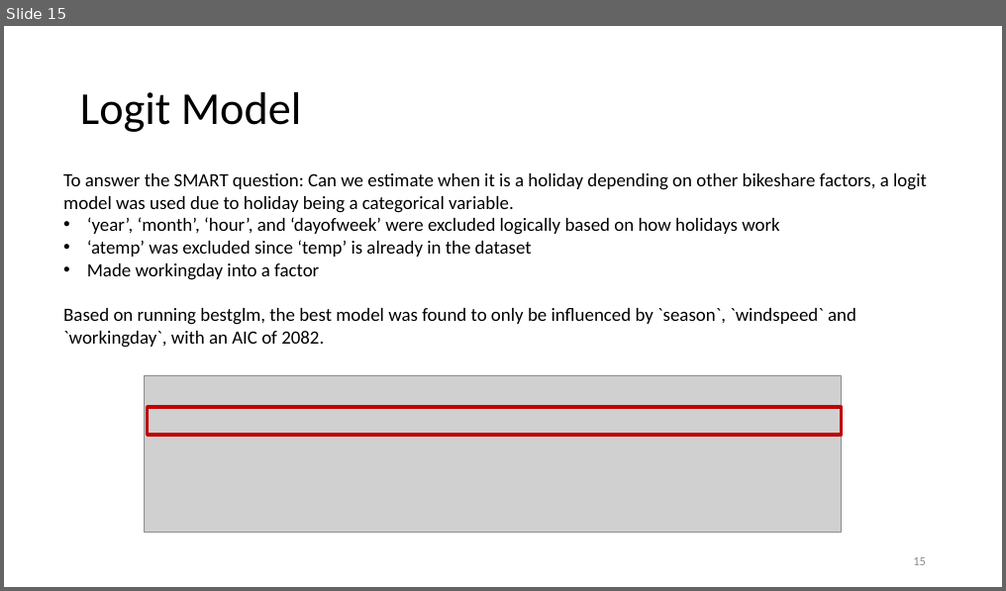
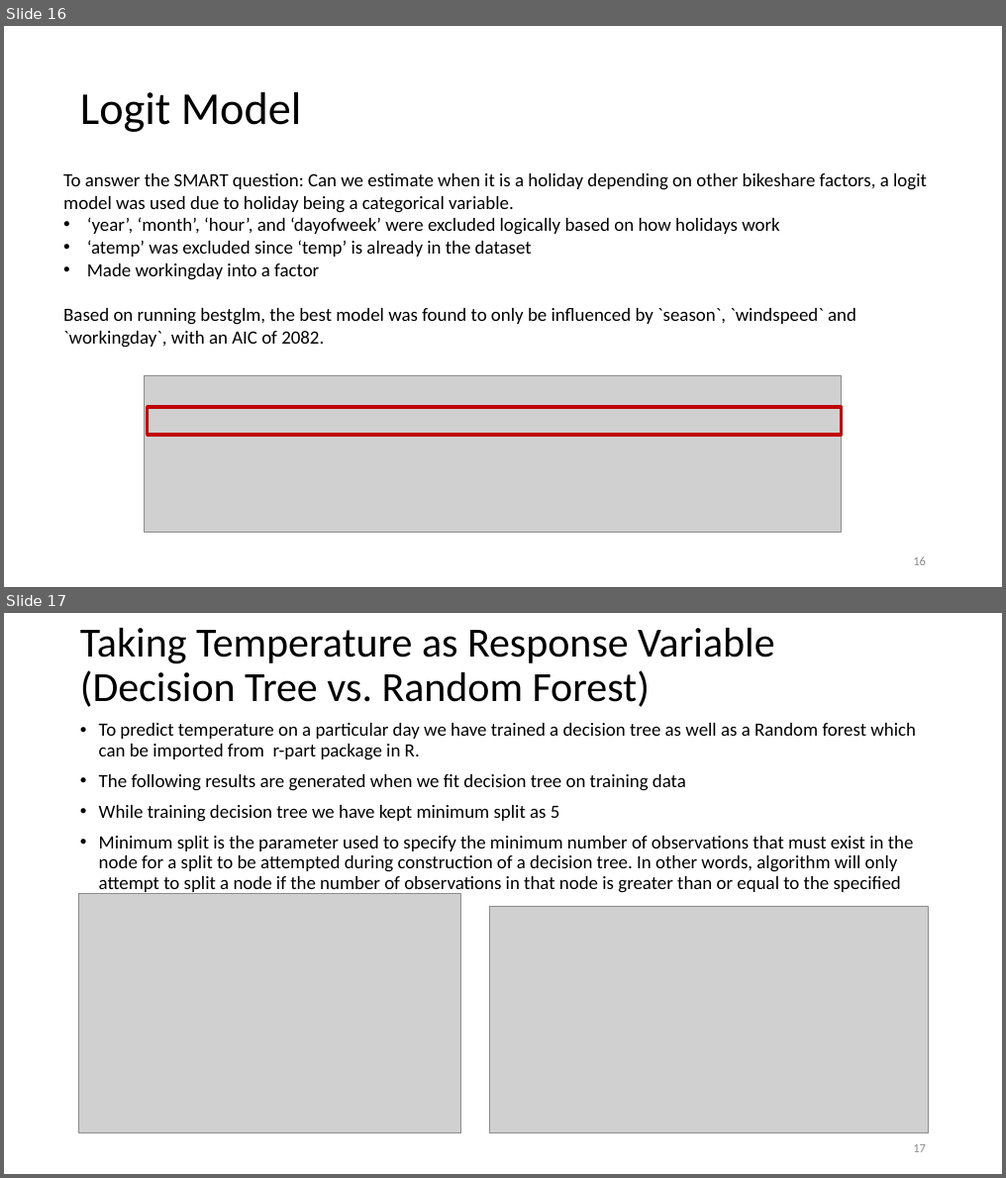
Before and after one commit to Modupeolawuraola/Group-Project-DAT-6101, a slide deck: Predicting Bike Sharing Demand in Cities - Final.pptx. Shown one above the other, each under a label of ours: slide 15 before the commit, slides 16 and 17 after it. The pictures are 1006x591 and 1006x1178 pixels, drawn with LibreOffice and Linux fonts; fonts in the diff are those of the drawing; grey boxes stand for pictures. Boxes give left, top, right and bottom in pixels: in the first picture for what was removed or moved away, otherwise in the second. Text is boxed around its words. In the diff, an @@ line names an element or a change of style, - is before the commit and + after.

```diff
--- a/Predicting Bike Sharing Demand in Cities - Final.pptx
+++ b/Predicting Bike Sharing Demand in Cities - Final.pptx
@@ slide 17 added at <box>4,613,1002,1174</box>, background #FFFFFF @@
@@ title added at <box>80,628,774,707</box>, 40 pt, text #000000 @@
+Taking Temperature as Response Variable (Decision Tree vs. Random Forest)
@@ text added at <box>99,723,916,894</box>, 18 pt, text #000000 @@
+• To predict temperature on a particular day we have trained a decision tree as well as a Random forest which can be imported from r-part package in R.
+• The following results are generated when we fit decision tree on training data
+• While training decision tree we have kept minimum split as 5
+• Minimum split is the parameter used to specify the minimum number of observations that must exist in the node for a split to be attempted during construction of a decision tree. In other words, algorithm will only attempt to split a node if the number of observations in that node is greater than or equal to the specified minimum split value.
@@ picture added at <box>78,894,460,1134</box> @@
@@ picture added at <box>490,906,928,1134</box> @@
@@ page number added at <box>913,1145,926,1153</box>, 12 pt, text #8C8C8C @@
+17
@@ what was slide 15 is now slide 16 @@
```
Also in this commit, not shown: 2 slides changed, 4 other slides added, 9 other files.
